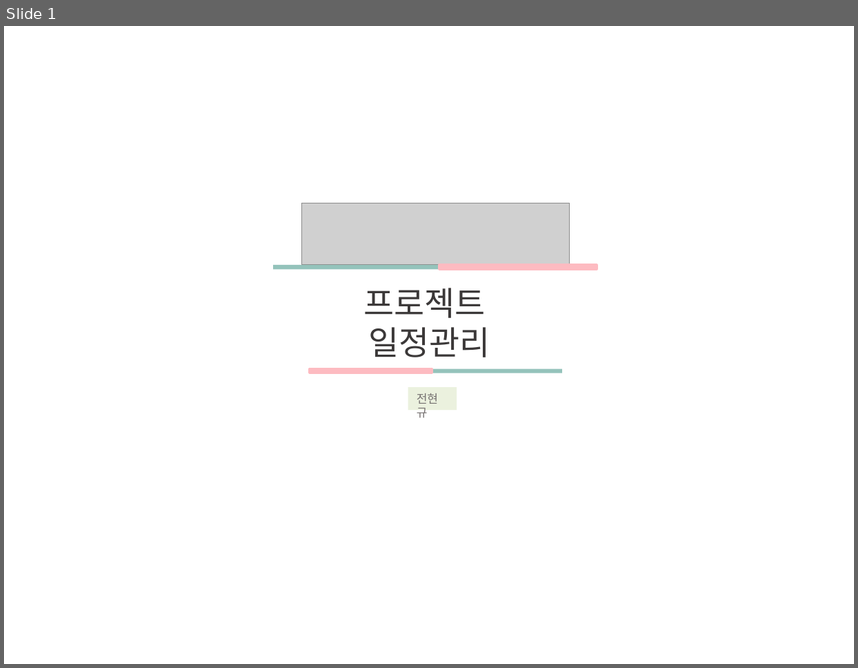
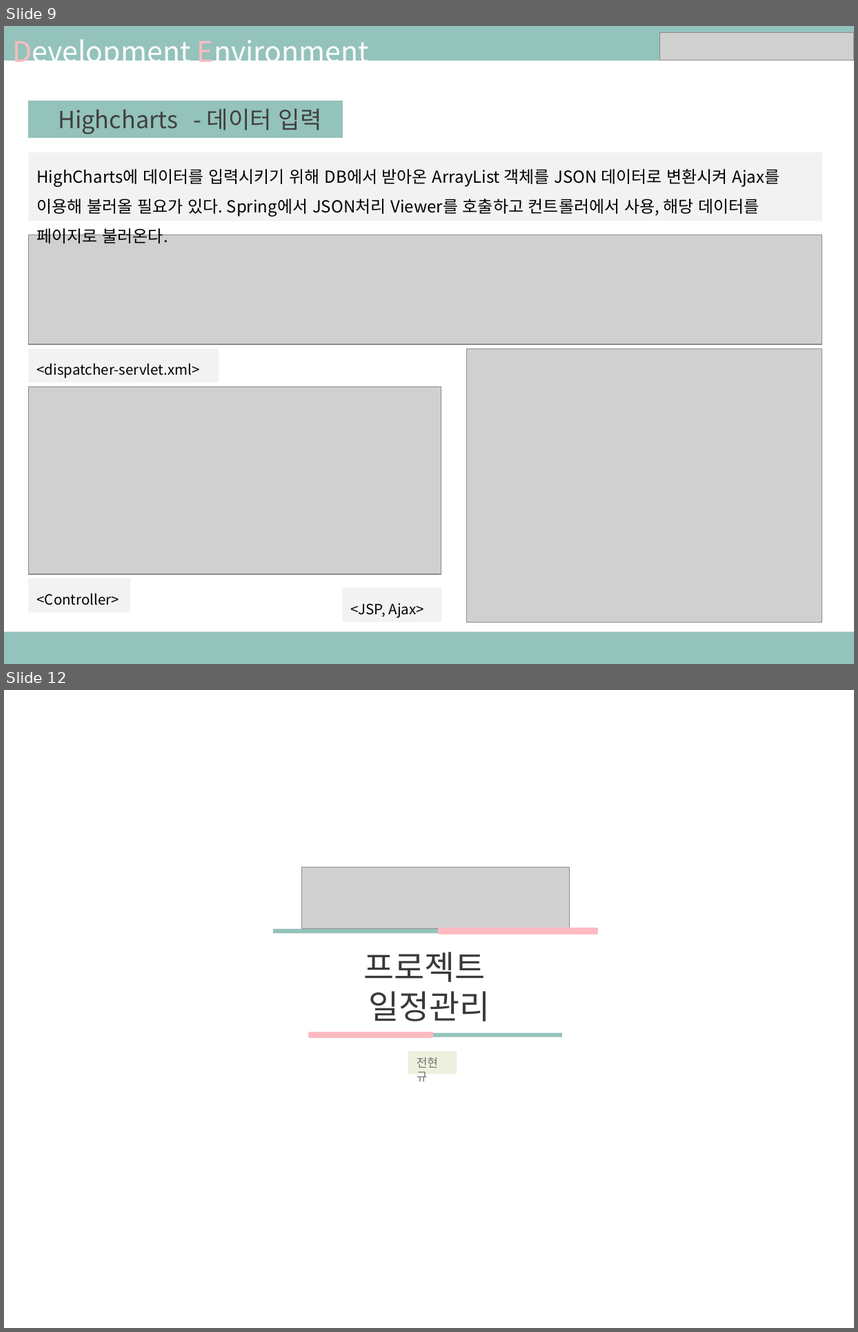
Before and after one commit to ezenteam03/project06, a slide deck: WebContent/HANA/PPT/0608 전현규.pptx. Shown one above the other, each under a label of ours: slide 1 before the commit, slides 9 and 12 after it; the slides between them are not shown. The pictures are 858x668 and 858x1332 pixels, drawn with LibreOffice and Linux fonts; fonts in the diff are those of the drawing; grey boxes stand for pictures. Boxes give left, top, right and bottom in pixels: in the first picture for what was removed or moved away, otherwise in the second. Text is boxed around its words. In the diff, an @@ line names an element or a change of style, - is before the commit and + after.

```diff
--- a/WebContent/HANA/PPT/0608 전현규.pptx
+++ b/WebContent/HANA/PPT/0608 전현규.pptx
@@ slide 9 added at [4,26,854,664], background #FFFFFF @@
@@ rectangle added at [4,26,854,61], fill #94C3BB @@
@@ text added at [12,39,369,69], 24 pt, text #FFFFFF @@
+Development Environment
@@ picture added at [660,33,854,61] @@
@@ rectangle added at [29,101,208,138], fill #94C3BB, outline #94C3BB 0.75 pt, 20 pt, text #404040 @@
+Highcharts
@@ rectangle added at [185,101,342,138], fill #94C3BB, outline #94C3BB 0.75 pt, 20 pt, text #404040 @@
+- 데이터 입력
@@ rectangle added at [29,153,822,221], fill #F2F2F2, 14 pt, text #000000 @@
+HighCharts에 데이터를 입력시키기 위해 DB에서 받아온 ArrayList 객체를 JSON 데이터로 변환시켜 Ajax를 이용해 불러올 필요가 있다. Spring에서 JSON처리 Viewer를 호출하고 컨트롤러에서 사용, 해당 데이터를 페이지로 불러온다.
@@ picture added at [29,234,822,344] @@
@@ rectangle added at [29,348,219,382], fill #F2F2F2, 12 pt, text #000000 @@
+<dispatcher-servlet.xml>
@@ picture added at [466,348,822,622] @@
@@ picture added at [29,386,441,573] @@
@@ rectangle added at [29,578,131,612], fill #F2F2F2, 12 pt, text #000000 @@
+<Controller>
@@ rectangle added at [342,587,441,621], fill #F2F2F2, 12 pt, text #000000 @@
+<JSP, Ajax>
@@ rectangle added at [4,631,854,664], fill #94C3BB @@
@@ what was slide 1 is now slide 12 @@
```
Also in this commit, not shown: 25 other slides added, 2 slides removed, 11 other files.
